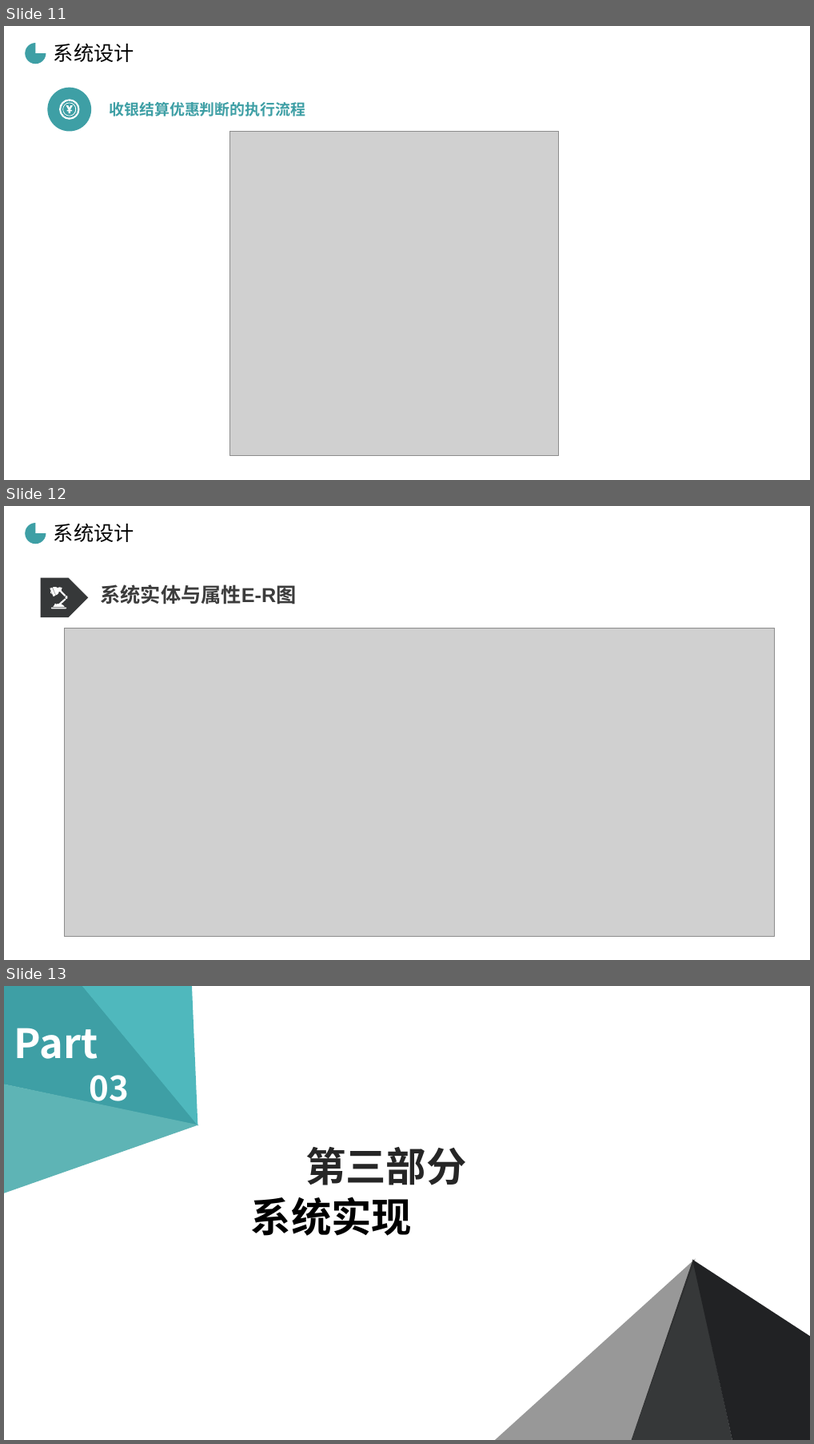
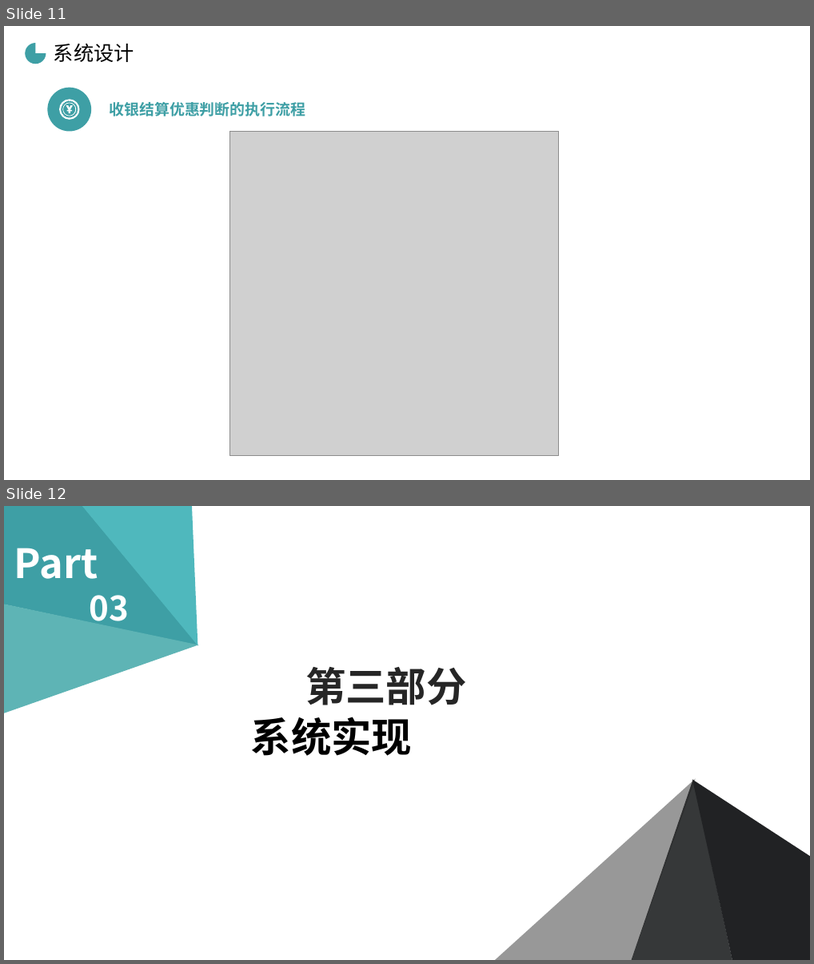
Before and after one commit to cckmit/typora-note, a slide deck: 毕业答辩.pptx. Shown one above the other, each under a label of ours: slides 11, 12 and 13 before the commit, slides 11 and 12 after it. The pictures are 814x1444 and 814x964 pixels, drawn with LibreOffice and Linux fonts; fonts in the diff are those of the drawing; grey boxes stand for pictures; background and template pictures are left out. Boxes give left, top, right and bottom in pixels: in the first picture for what was removed or moved away, otherwise in the second. Text is boxed around its words. In the diff, an @@ line names an element or a change of style, - is before the commit and + after.

```diff
--- a/毕业答辩.pptx
+++ b/毕业答辩.pptx
@@ slide 12 removed at bbox=[4, 506, 810, 960], background picture (left out) @@
@@ pie slice (boxed as its full ellipse) removed at bbox=[25, 523, 46, 544] @@
@@ text removed at bbox=[54, 524, 134, 542] @@
-系统设计
@@ pentagon arrow removed at bbox=[41, 578, 89, 618] @@
@@ freeform shape removed at bbox=[50, 587, 68, 609] @@
@@ text removed at bbox=[100, 584, 296, 604] @@
-系统实体与属性E-R图
@@ picture removed at bbox=[64, 628, 774, 936] @@
@@ what was slide 13 is now slide 12 @@
```
Also in this commit, not shown: 1 other file.
